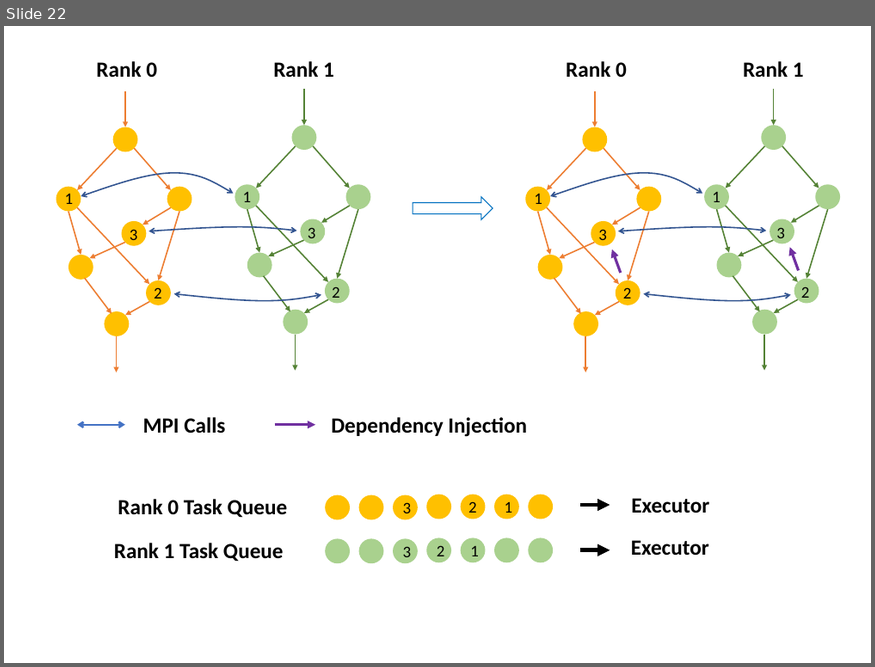
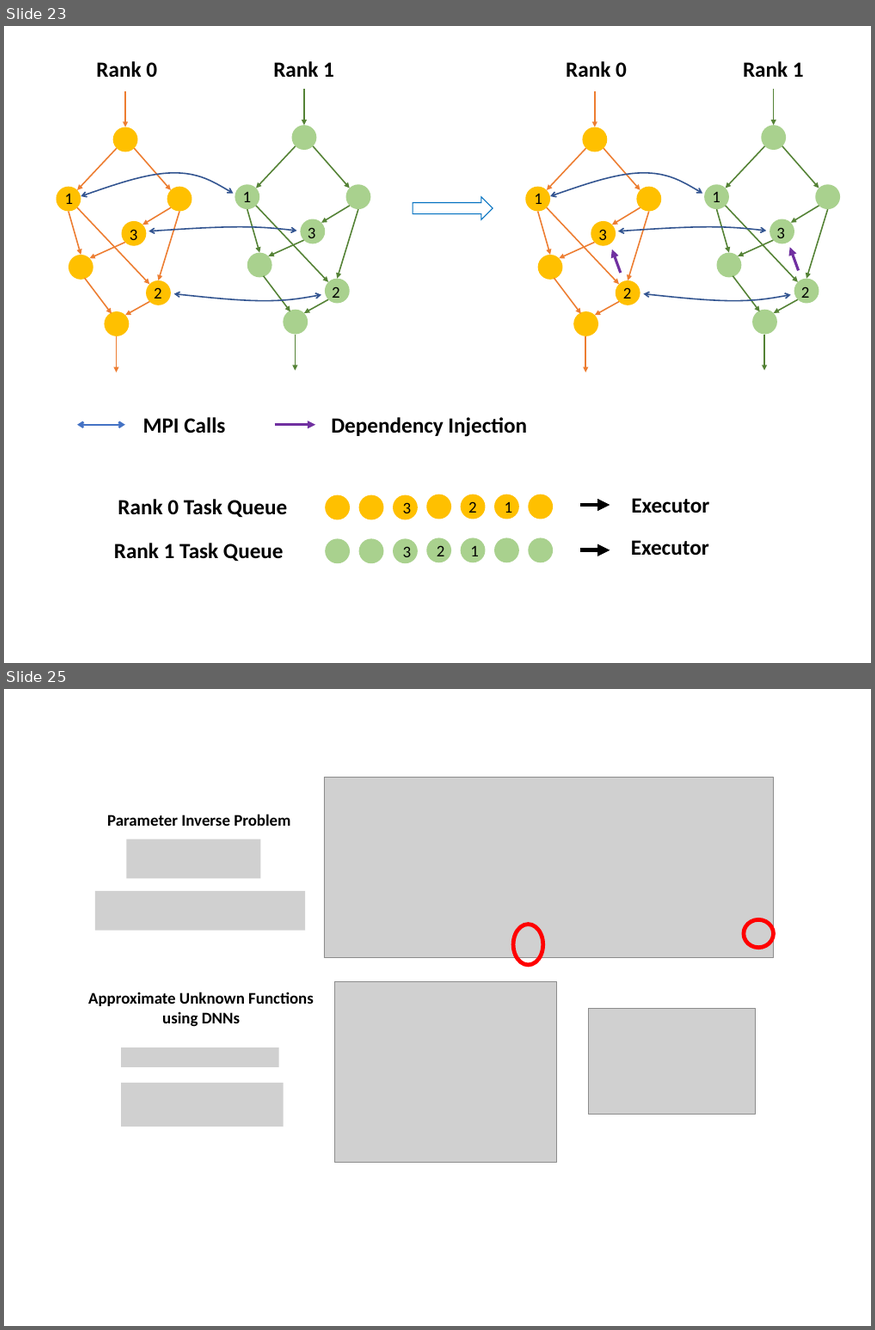
Before and after one commit to ADCMEMarket/ADCMEImages, a slide deck: Slides/figures.pptx. Shown one above the other, each under a label of ours: slide 22 before the commit, slides 23 and 25 after it; the slides between them are not shown. The pictures are 875x667 and 875x1330 pixels, drawn with LibreOffice and Linux fonts; fonts in the diff are those of the drawing; grey boxes stand for pictures. Boxes give left, top, right and bottom in pixels: in the first picture for what was removed or moved away, otherwise in the second. Text is boxed around its words. In the diff, an @@ line names an element or a change of style, - is before the commit and + after.

```diff
--- a/Slides/figures.pptx
+++ b/Slides/figures.pptx
@@ slide 25 added at (4,689,871,1326), background #FFFFFF @@
@@ picture added at (324,777,774,957) @@
@@ text added at (107,814,290,826), 18 pt, text #000000, bold @@
+Parameter Inverse Problem
@@ picture added at (126,839,260,879) @@
@@ picture added at (95,891,305,931) @@
@@ ellipse added at (744,919,774,948), outline #FF0000 4.5 pt @@
@@ ellipse added at (513,925,543,965), outline #FF0000 4.5 pt @@
@@ text added at (88,992,314,1027), 18 pt, text #000000, bold @@
+Approximate Unknown Functions
+using DNNs
@@ picture added at (334,981,557,1162) @@
@@ picture added at (589,1008,755,1115) @@
@@ picture added at (121,1048,279,1067) @@
@@ picture added at (121,1083,283,1127) @@
@@ what was slide 22 is now slide 23 @@
```
Also in this commit, not shown: 4 other slides added, 1 slide removed, 9 other files.
